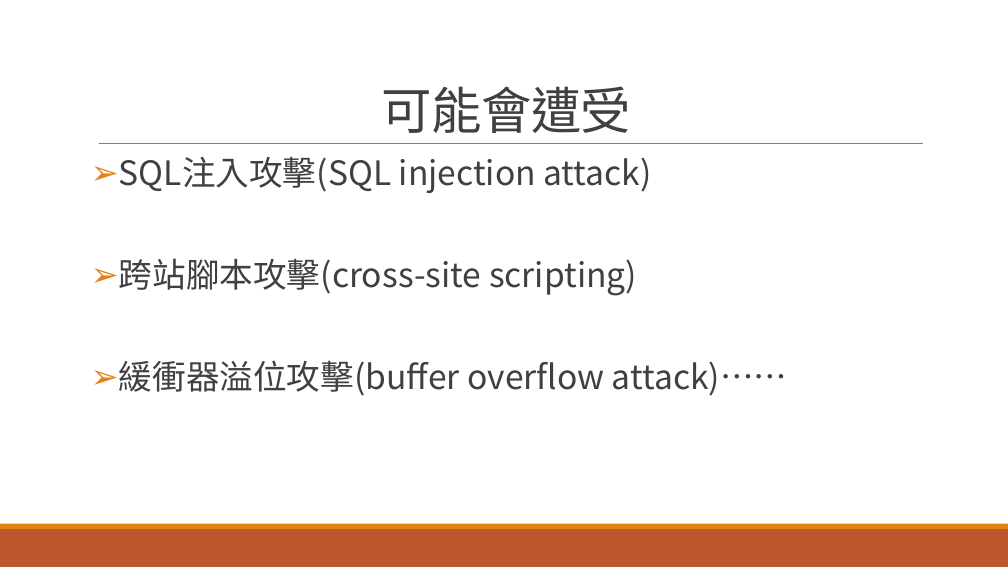
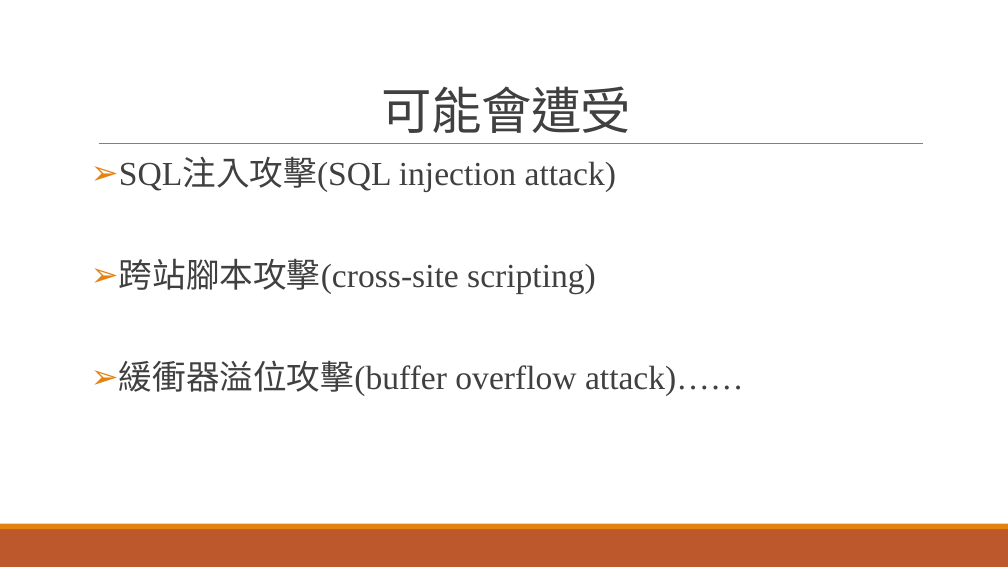
Before and after one commit to kay71029/Learning-Defensive-programming, a slide deck: slide 10 of Learning-Defensive-programming.pptx (slide 8 before the commit). Drawn at 1008x567 pixels with LibreOffice and Linux fonts; fonts in the diff are those of the drawing. Boxes give left, top, right and bottom in pixels: in the first picture for what was removed or moved away, otherwise in the second. Text is boxed around its words. In the diff, an @@ line names an element or a change of style, - is before the commit and + after.

```diff
--- a/Learning-Defensive-programming.pptx
+++ b/Learning-Defensive-programming.pptx
@@ text "SQL注入攻擊(SQL injection attack)" at (119, 158, 744, 396): font Noto Sans CJK SC to Times New Roman @@
```
Also in this commit, not shown: 5 other slides changed, 6 slides added, 2 slides removed.
